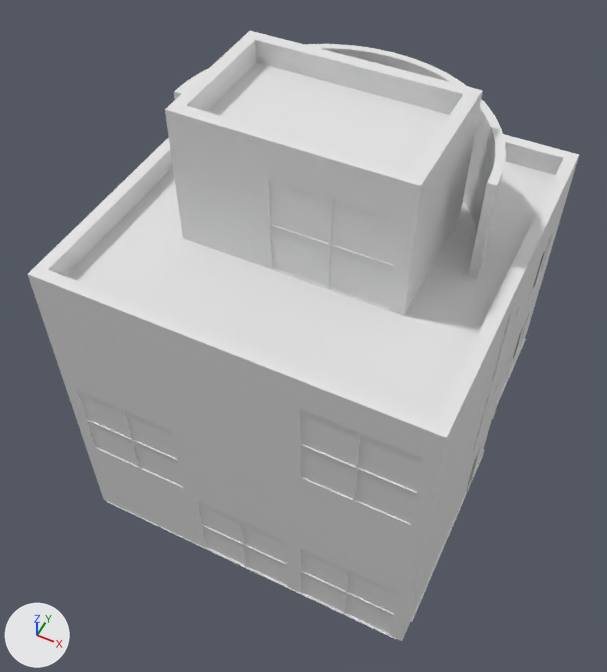
The Blender file Dream115/Assets/Models/decorados/casaTuregano.blend, before and after one commit.
Rendered twice from a camera (50 mm lens) standing at (13.9, -22.8, 31.6) and looking at (4.5, -4.0, 8.1). The axes (+X, +Y, +Z) are drawn at lower left. The lights are the same throughout.

Objects in the first picture: 'AlzadoDcho'.
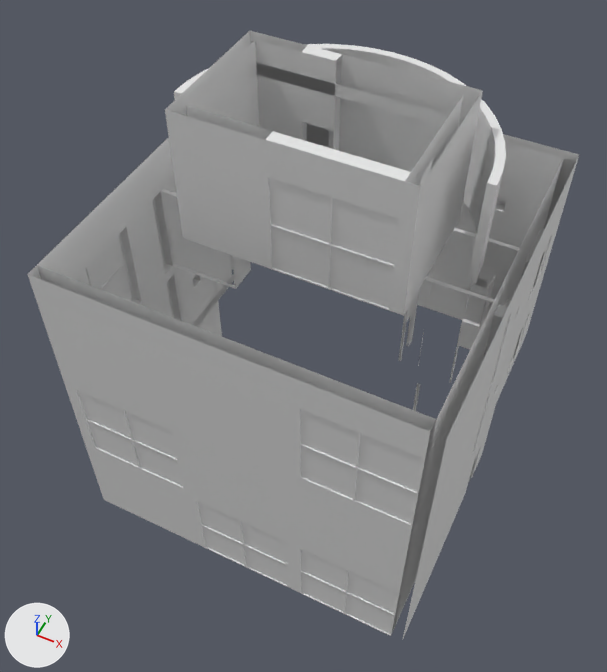
The newer file is also turned or shifted as a whole; pictures and numbers use the older file's frame.

Patch to the scene script:
```diff
--- a/Dream115/Assets/Models/decorados/casaTuregano.blend.py
+++ b/Dream115/Assets/Models/decorados/casaTuregano.blend.py
@@ me_plano_002 @@
 # used by ob_alzadodcho; location = (-0.43, -2.68, 9.56)
-me_plano_002.from_pydata(...)  # 11243 vertices, 9204 faces, 69 loose edges; spans x -1.7..12.1, y -7.2..6.6, z -9.6..8.0
+me_plano_002.from_pydata(...)  # 4386 vertices, 2554 faces, 69 loose edges; spans x -1.7..12.0, y -7.1..6.6, z -9.6..8.0
+# me_plano_002 part 1: 6298 vertices removed from x -1.7..12.1, y -7.2..6.4, z -9.6..7.2
 me_plano_002.materials.append(mat_forjado)
```

Where the change shows, as pixel boxes (x1, y1, x2, y2) in the pictures (607 x 672 px):
'AlzadoDcho', reshaped: before (28, 31, 579, 641); after (28, 31, 579, 640)
part 1 of me_plano_002, deleted: before (66, 63, 555, 639)
